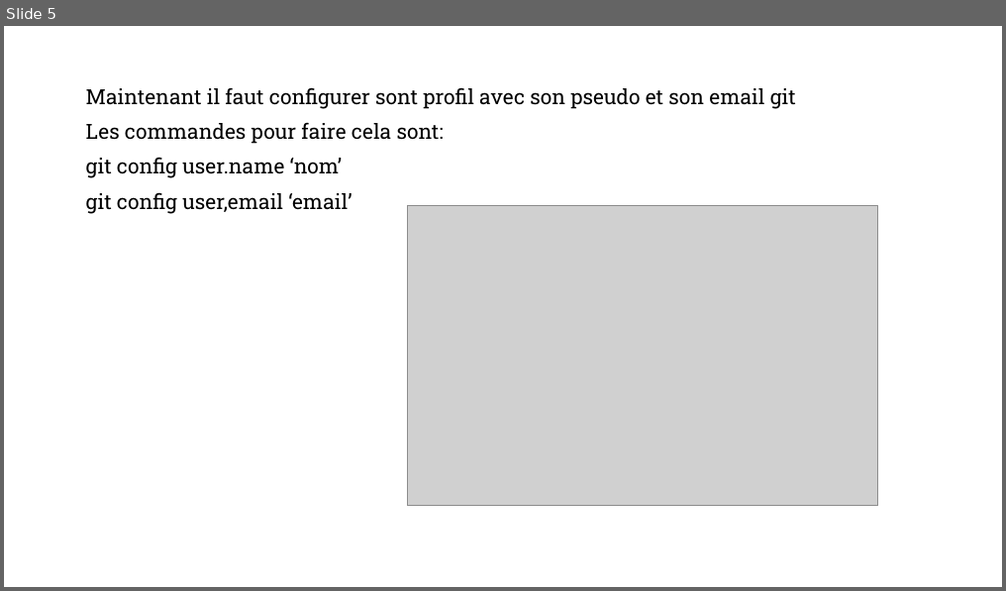
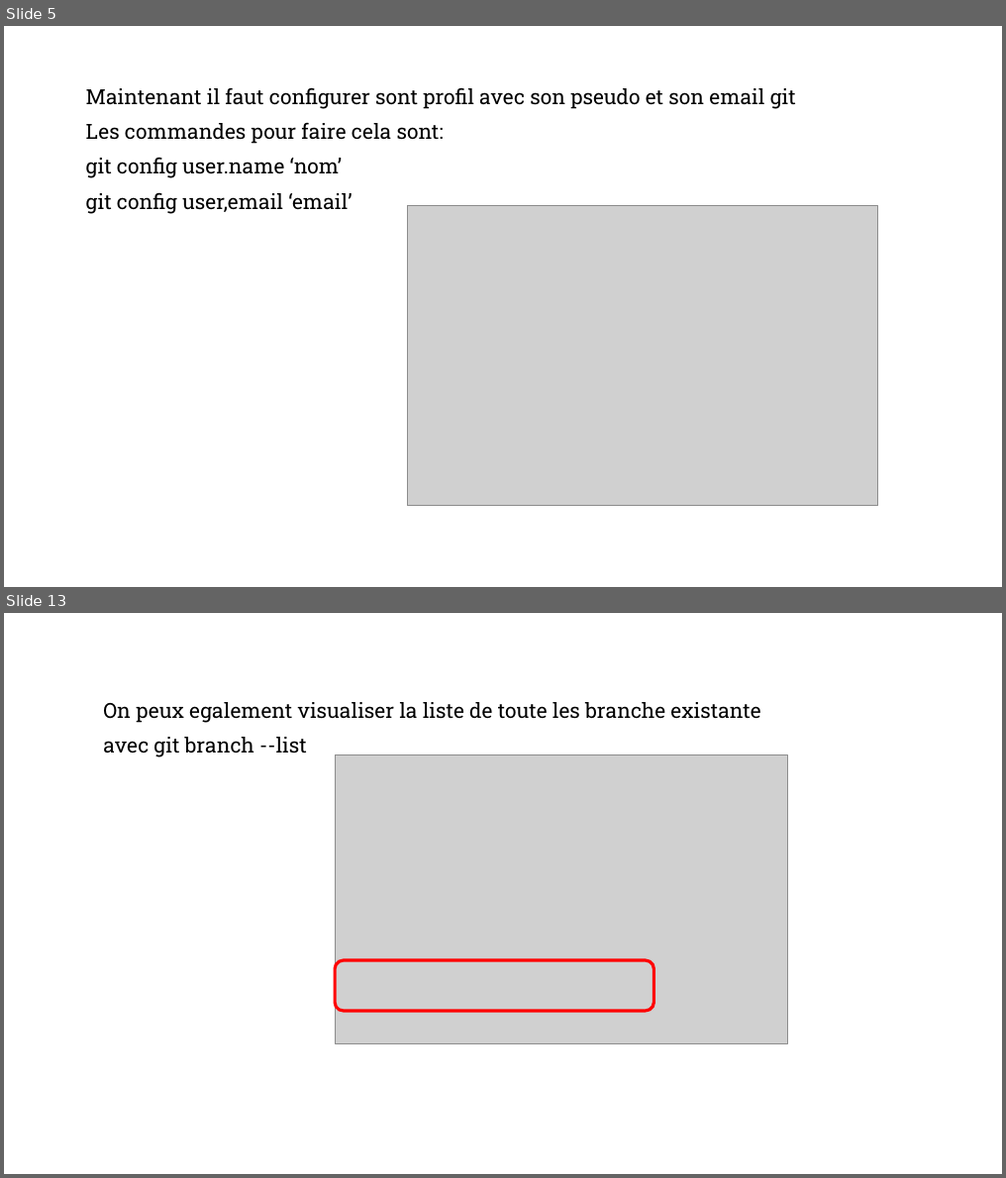
Before and after one commit to Nialee37/tutoGit, a slide deck: tutoGit.pptx. Shown one above the other, each under a label of ours: slide 5 before the commit, slides 5 and 13 after it; the slides between them are not shown. The pictures are 1006x591 and 1006x1178 pixels, drawn with LibreOffice and Linux fonts; fonts in the diff are those of the drawing; grey boxes stand for pictures; background and template pictures are left out. Boxes give left, top, right and bottom in pixels: in the first picture for what was removed or moved away, otherwise in the second. Text is boxed around its words. In the diff, an @@ line names an element or a change of style, - is before the commit and + after.

```diff
--- a/tutoGit.pptx
+++ b/tutoGit.pptx
@@ slide 13 added at bbox=[4, 613, 1002, 1174], background #FFFFFF; not listed: 1 template element that a slide beside it also shows @@
@@ text added at bbox=[103, 702, 760, 758], 20 pt, text #000000 @@
+On peux egalement visualiser la liste de toute les branche existante
+avec git branch --list
@@ picture added at bbox=[335, 756, 788, 1044] @@
@@ rounded rectangle added at bbox=[335, 960, 653, 1011], outline #FF0000 3 pt @@
```
Also in this commit, not shown: 1 slide changed, 7 other slides added, 1 other file.
